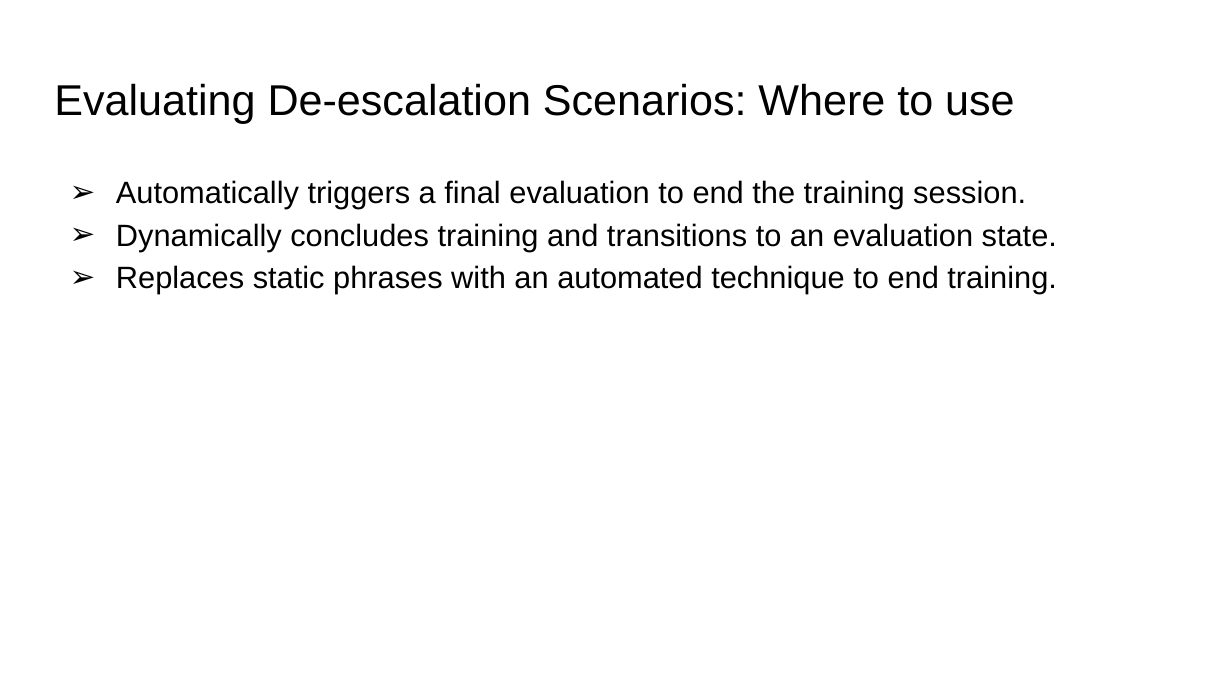
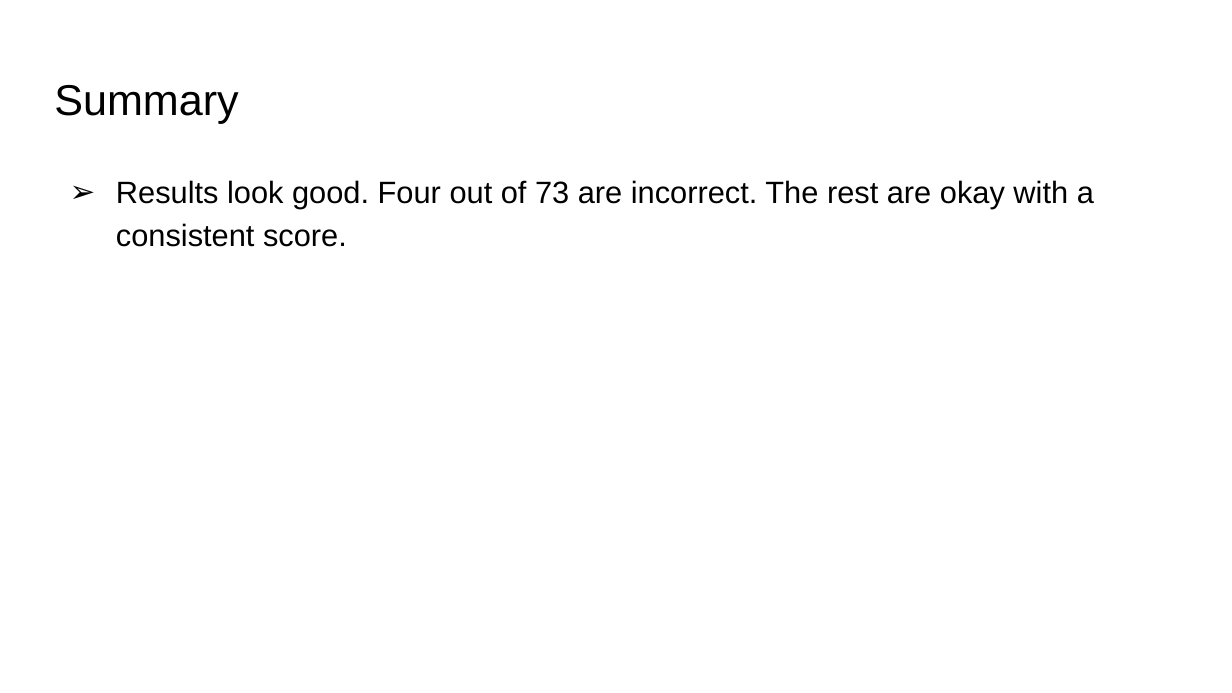
Before and after one commit to Hasebul/DeEscalWild-Benchmark-Farmework, a slide deck: slide 8 of Presentation/De-escalation Training Evaluation Idea.pptx (slide 6 before the commit). Drawn at 1232x693 pixels with LibreOffice and Linux fonts; fonts in the diff are those of the drawing. Boxes give left, top, right and bottom in pixels: in the first picture for what was removed or moved away, otherwise in the second. Text is boxed around its words. In the diff, an @@ line names an element or a change of style, - is before the commit and + after.

```diff
--- a/Presentation/De-escalation Training Evaluation Idea.pptx
+++ b/Presentation/De-escalation Training Evaluation Idea.pptx
@@ title at (x1=54, y1=85, x2=238, y2=123): text changed @@
-Evaluating De-escalation Scenarios: Where to use
+Summary
@@ text at (x1=116, y1=180, x2=1094, y2=247): text changed @@
-➢ Automatically triggers a final evaluation to end the training session.
-➢ Dynamically concludes training and transitions to an evaluation state.
-➢ Replaces static phrases with an automated technique to end training.
+➢ Results look good. Four out of 73 are incorrect. The rest are okay with a consistent score.
```
Also in this commit, not shown: 2 other slides changed, 5 slides added, 4 slides removed, 2 other files.
